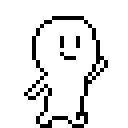
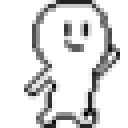
Comparing the layer stacks of the two 128 x 128 images. Changes:
painted on "レイヤー 3" over [24, 0, 120, 128]
